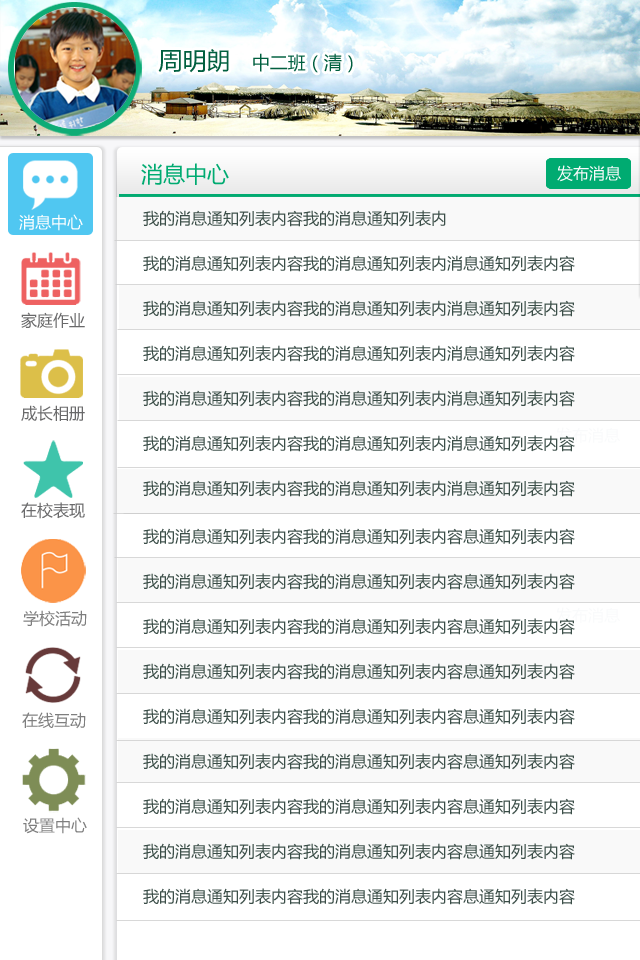
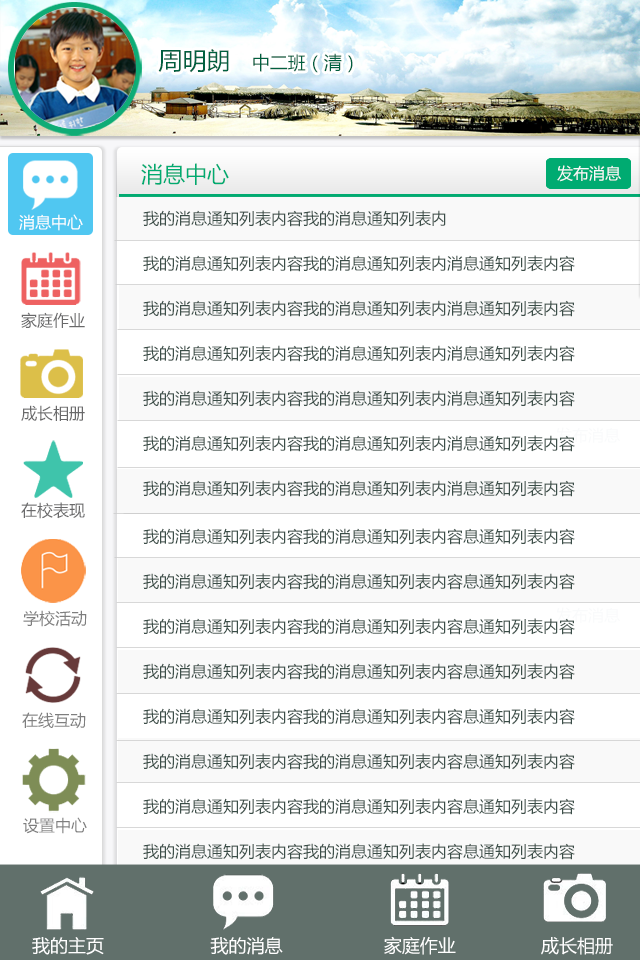
Before/after of a 640 × 960 layered artwork. What changed in the layer stack:
painted on "形状 21", masked it over [13, 7, 134, 129]
added group "footer" with 6 layers above "图层 9 副本 2" over [0, 864, 640, 960]
added layer "图层 16" (1st of 2, in "footer") in group "footer" over [390, 873, 450, 926]
added layer "图层 15" (1st of 2, in "footer") in group "footer" over [213, 874, 274, 930]
added layer "图层 17" (1st of 2, in "footer") in group "footer" over [543, 873, 606, 922]
added layer "我的主页 我的消息 家庭作业" (1st of 2, in "footer") in group "footer" over [32, 936, 613, 955]
added layer "图层 14" (1st of 2, in "footer") in group "footer" over [40, 876, 94, 930]
added layer "形状 9" (1st of 2, in "footer") in group "footer" over [0, 864, 640, 960]
masked "形状 13 副本 6" over [143, 210, 446, 227]
painted on "形状 26", masked it over [546, 158, 631, 189]
masked "形状 13 副本 4" over [143, 480, 575, 497]
masked "形状 13 副本 3" over [143, 390, 575, 407]
masked "形状 13 副本 2" over [143, 300, 575, 317]
painted on "形状 26 副本", masked it over [546, 158, 631, 189]
masked "形状 13 副本 7" over [143, 663, 575, 680]
masked "形状 13 副本 5" over [143, 573, 575, 590]
painted on "形状 12 副本 19", masked it over [116, 920, 640, 921]
painted on "形状 26 副本 2", masked it over [546, 158, 631, 189]
masked "形状 13 副本 11" over [118, 843, 640, 874]
masked "形状 13 副本 10" over [143, 753, 575, 770]
masked "形状 14" over [141, 158, 631, 189]
painted on "形状 24", masked it over [117, 158, 640, 960]
painted on "形状 25", masked it over [8, 153, 93, 235]
painted on "形状 23", masked it over [0, 149, 102, 960]
…and 1 more changes (1 mask, 1 painted)
